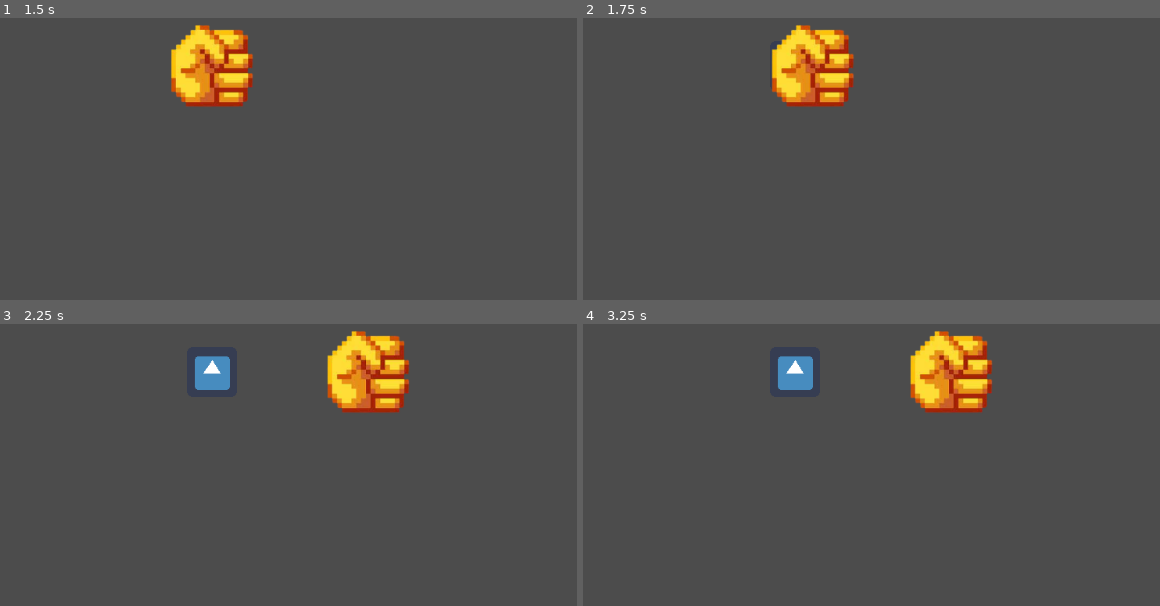
Above: before the commit, frames 1-4 (two rows, left to right).
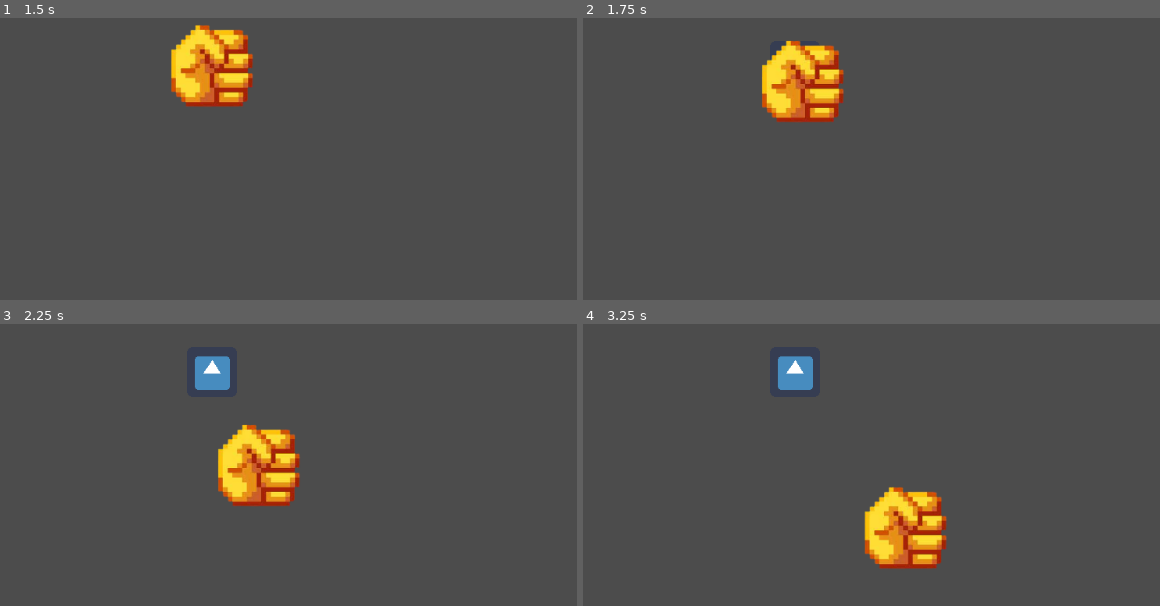
Above: after the commit, the same moments.

Repository: Virtual-Clooud/InFuse
Game: Godot game, scene res://Testlevel.tscn
The game is run twice, just before and just after one commit, with the same random seed, the same clock (stepped at 60 frames per second) and the same inputs. The project has no main scene, so this scene is started directly. The engine's default icon, where the game draws it, is replaced by a stand-in: a white triangle on a blue panel in a dark square.
Inputs (mouse positions are in pixels of both pictures, inside the frame that each line leads up to):
- Up to frame 1 (1.5 s): move the mouse to (386, 43) at 0.52 s; hold F (fuse) 0.53-1.28 s; hold D (right) from 0.53 s (still down); tap Space (jump) at 0.77 s; click (386, 43) at 0.8 s; move the mouse to (51, 88) at 1.27 s; click (51, 88) at 1.35 s
- Up to frame 2 (1.75 s): keep holding D (right); tap Space (jump) at 1.52 s; right-click (634, 88) at 1.55 s
- Up to frame 3 (2.25 s): move the mouse to (outside the picture) at 2.02 s; release D (right) at 2.03 s; hold A (left) from 2.03 s (still down); hold Right mouse button (secundaria) from 2.03 s (still down)
- Up to frame 4 (3.25 s): tap Q (terciaria) at 2.3, 2.85 s; move the mouse to (756, 465) at 2.77 s; release A (left) at 2.78 s; release Right mouse button (secundaria) at 2.78 s; hold D (right) from 2.78 s (still down); tap Space (jump) at 3.02 s; tap F (fuse) at 3.05 s

Frame 1 is identical in both runs. In frame 2, 3.8% of the frame differs, in the area x 31-47%, y 2-37%; in frame 3, 7.0%; in frame 4, 7.1%, in the area x 48-71%, y 2-87%.

Commit message:
Add files via upload

Diff:
--- a/Player.tscn
+++ b/Player.tscn
@@ -51,7 +51,6 @@
 
 [node name="CollisionShape2D" type="CollisionShape2D" parent="hand/Sprite/hit_area"]
 position = Vector2( -2.5, 3.8147e-06 )
-scale = Vector2( 1, 1 )
 shape = SubResource( 3 )
 
 [node name="Tween" type="Tween" parent="hand"]
--- a/hand.gd
+++ b/hand.gd
@@ -1,6 +1,13 @@
 extends Weapon
 
 onready var tween = $Tween
+func default_punch():
+	#SISTEMA DE ANIMAÇÃO PROCEDURAL TWEEN, GG
+	var tween = create_tween()
+	tween.tween_property($Sprite, "position", Vector2(100, 200), 1)
+	tween.tween_property($Sprite, "position", Vector2(500, 200), 1)
+	tween.tween_property($Sprite, "position", Vector2(0, 0), 1)
+
 # What to do when idle
 func idle():
 	pass
@@ -23,13 +30,7 @@
 			2:
 				pass
 	else:
-		tween.interpolate_property($Sprite, "position",
-		$Sprite.position, Vector2(200, 0), 0.5, Tween.TRANS_BOUNCE)
-		tween.start()
-
-
-
-		print("hand_punch")
+		default_punch()
 		#Default attack
 
 	already_fused = false
--- a/player.gd
+++ b/player.gd
@@ -36,10 +36,10 @@
 				pass
 
 func _physics_process(delta):
+	valid_fuse()
 	move(speed, jump_force)
 	if Input.is_action_pressed("primaria") == false and Input.is_action_pressed("secundaria") == false and Input.is_action_pressed("terciaria") == false:
 		if Input.is_action_just_pressed("fuse"):
 			fuse(currentElement)
 	if Input.is_action_just_pressed("change_element"):
 		change_element()
-	valid_fuse()
